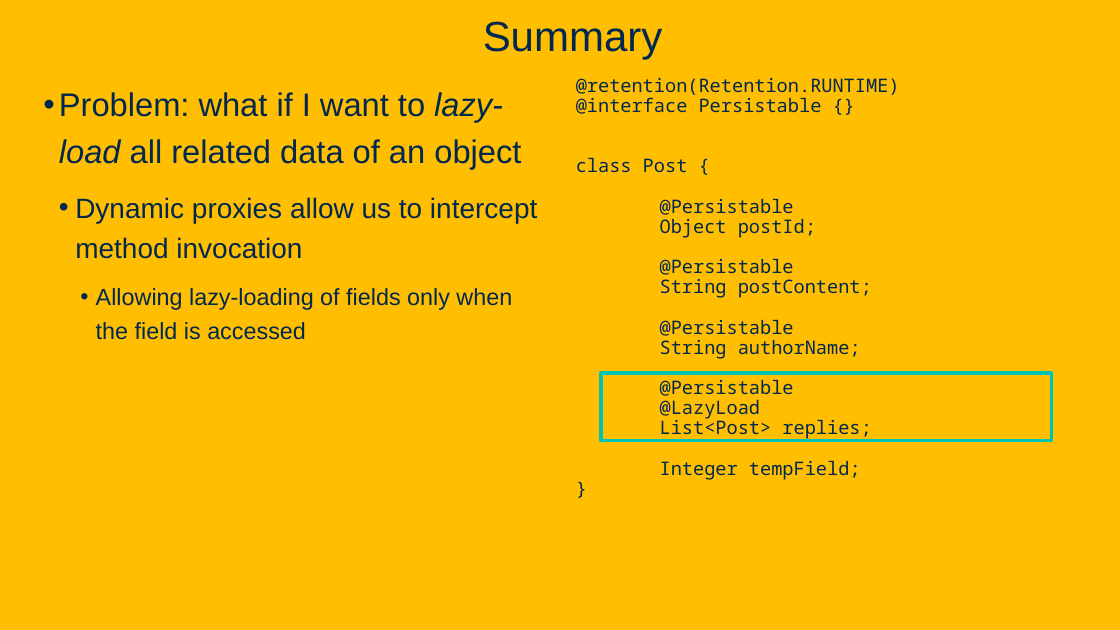
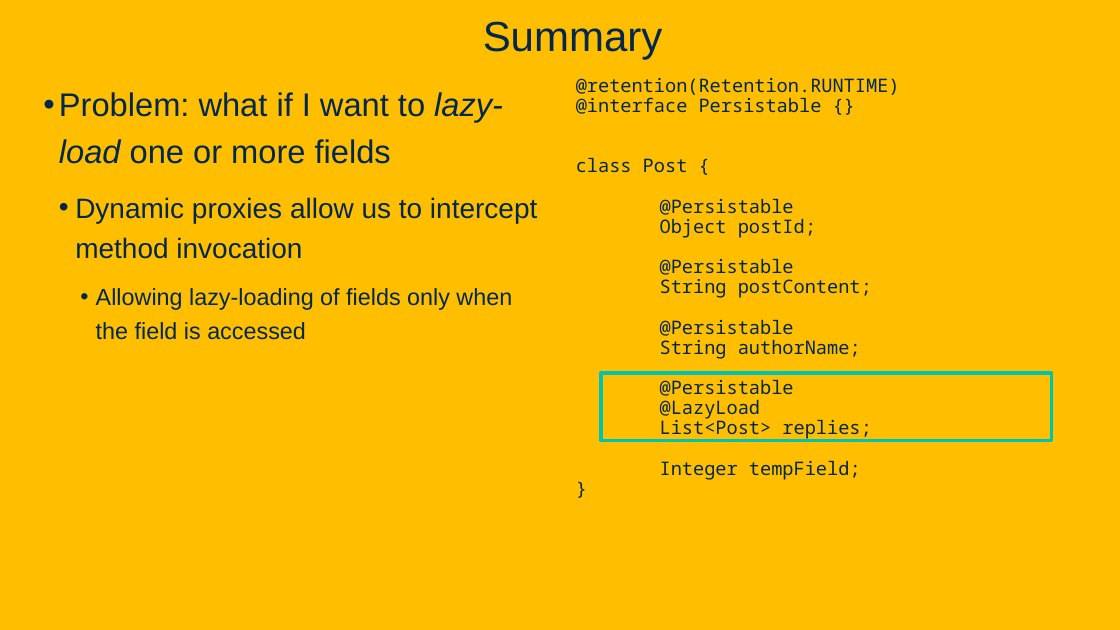
Before and after one commit to davsec-teaching/ECS160-Winter2025, a slide deck: slide 121 of slides/5_annotations_and_reflection.pptx (slide 94 before the commit). Drawn at 1120x630 pixels with LibreOffice and Linux fonts; fonts in the diff are those of the drawing; background and template pictures are left out. Boxes give left, top, right and bottom in pixels: in the first picture for what was removed or moved away, otherwise in the second. Text is boxed around its words. In the diff, an @@ line names an element or a change of style, - is before the commit and + after.

```diff
--- a/slides/5_annotations_and_reflection.pptx
+++ b/slides/5_annotations_and_reflection.pptx
@@ text at <box>59,92,503,164</box>: text changed @@
-• Problem: what if I want to lazy-load all related data of an object
+• Problem: what if I want to lazy-load one or more fields
```
Also in this commit, not shown: 8 other slides changed, 31 slides added, 1 slide removed, 1 other file.
